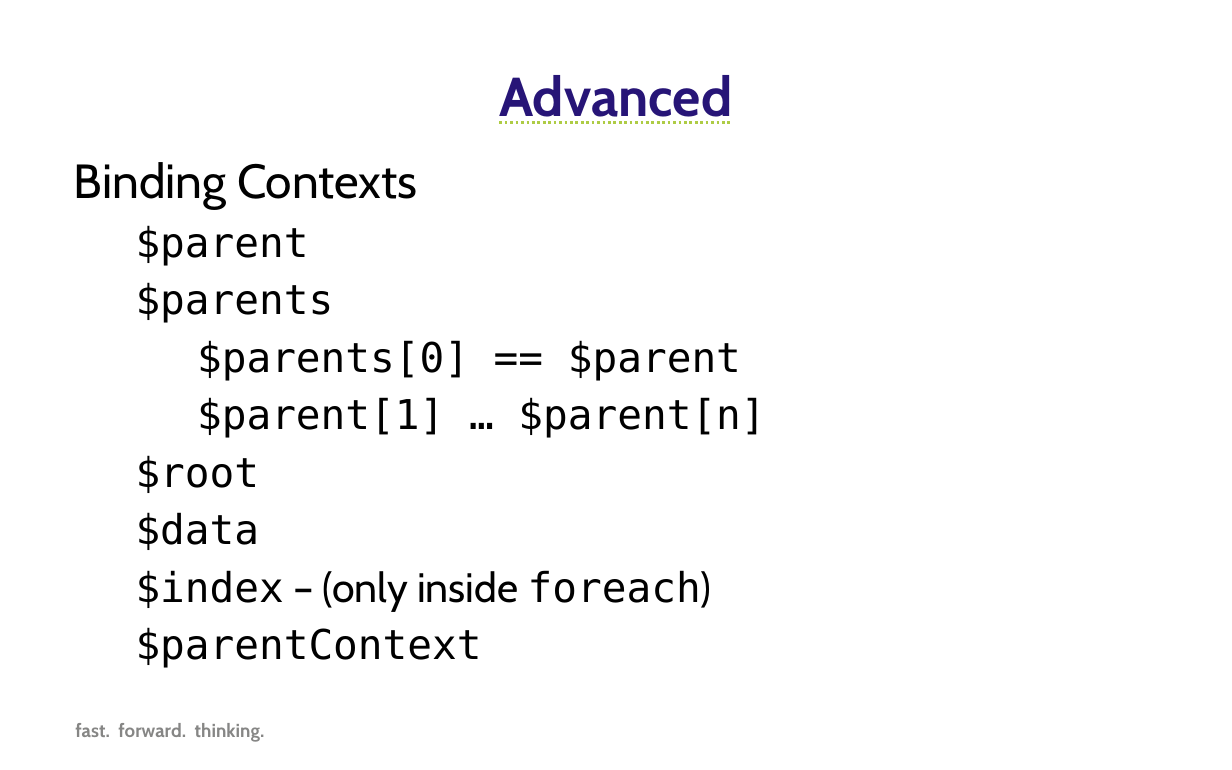
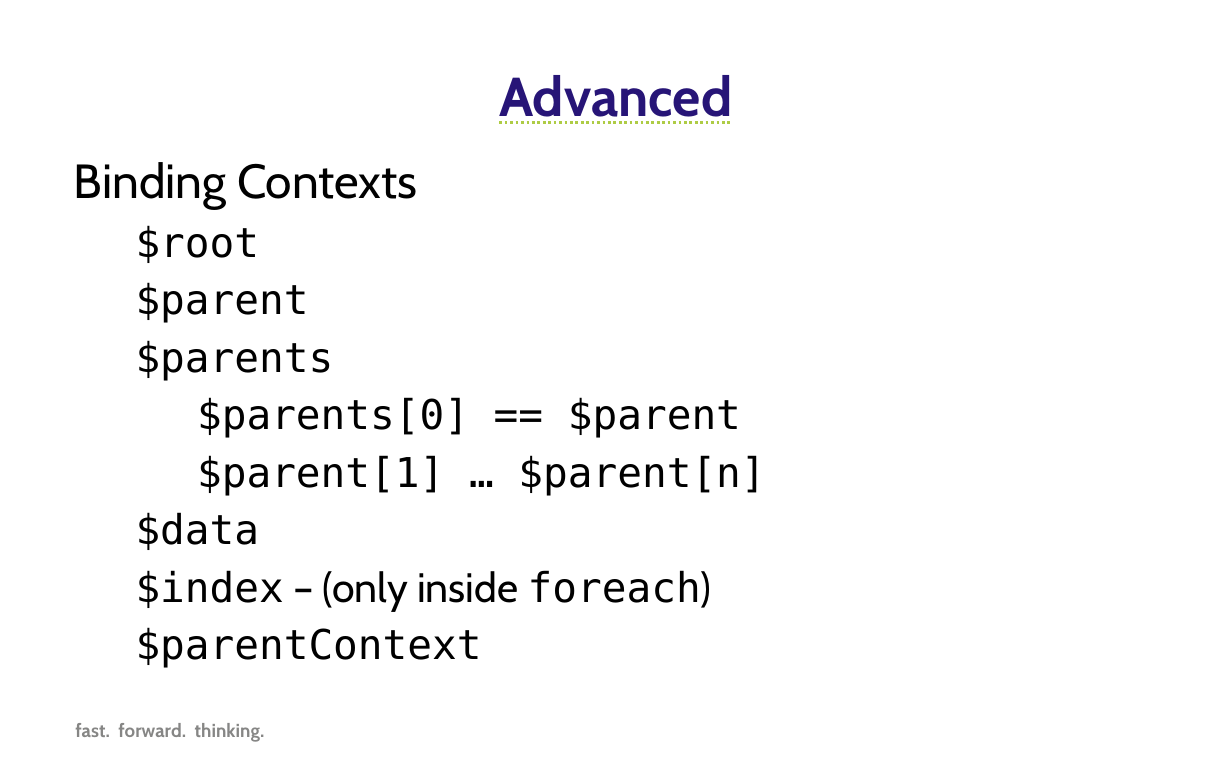
Before and after one commit to SteveDuitsman/MVVM_Examples, a slide deck: slide 11 of Forward Thinking KnockoutJS.pptx. Drawn at 1232x770 pixels with LibreOffice and Linux fonts; fonts in the diff are those of the drawing; background and template pictures are left out. Boxes give left, top, right and bottom in pixels: in the first picture for what was removed or moved away, otherwise in the second. Text is boxed around its words. In the diff, an @@ line names an element or a change of style, - is before the commit and + after.

Commit message:
ppt updates

```diff
--- a/Forward Thinking KnockoutJS.pptx
+++ b/Forward Thinking KnockoutJS.pptx
@@ text at [136, 225, 260, 263]: paragraph added @@
+  $root
@@ text at [136, 455, 260, 493]: paragraph removed @@
-  $root
```
Also in this commit, not shown: 2 other slides changed.
